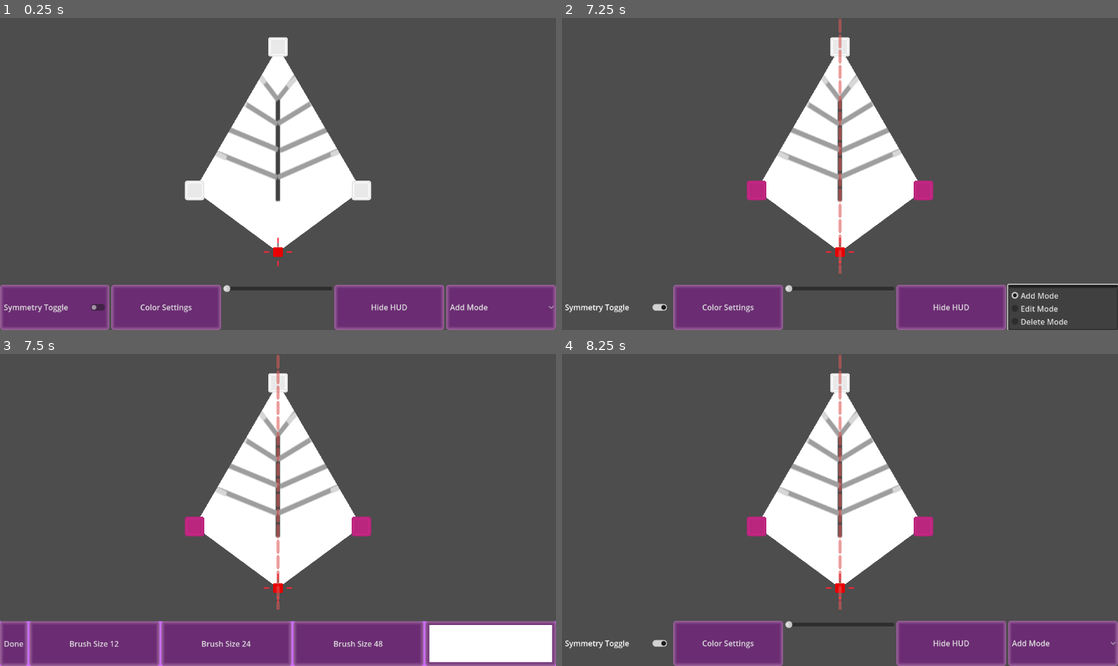
Above: before the commit, frames 1-4 (two rows, left to right).
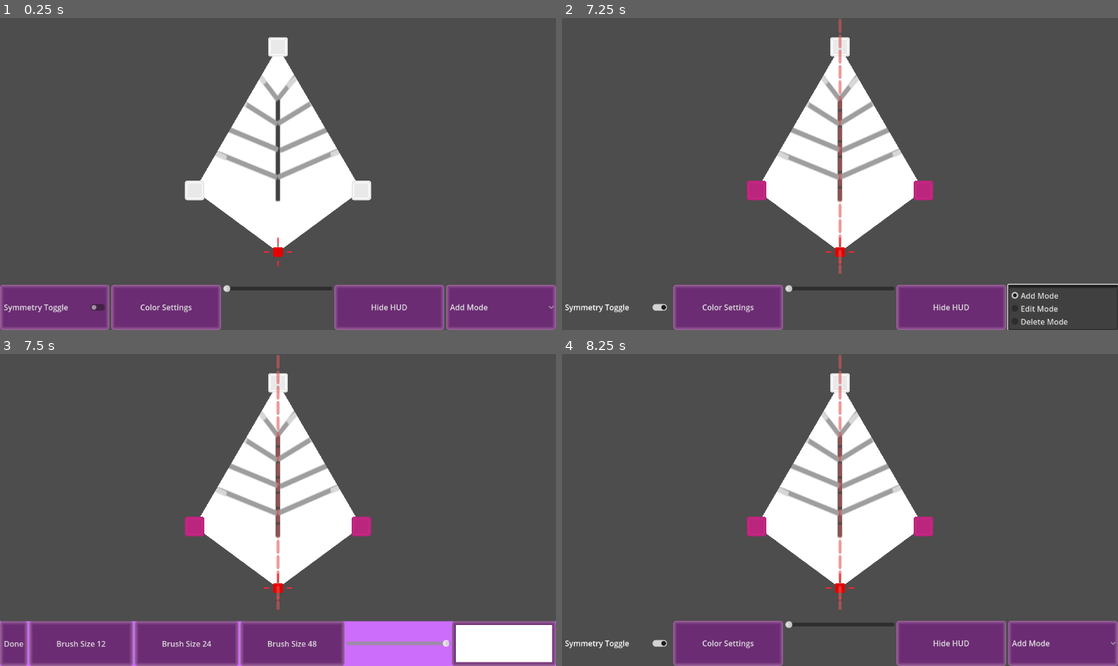
Above: after the commit, the same moments.

Repository: LettucePie/persephone
Game: Godot game, scene res://design/leafmaker.tscn
Same seed, same stepped clock (60 frames per second), same inputs: the game is played once before the commit and once after it.
Inputs:
- Up to frame 1 (0.25 s): no input
- Up to frame 2 (7.25 s): click "Symmetry Toggle" at 0.5 s; click "Hide HUD" at 1.25 s; click "Add Mode" at 2 s; click "Symmetry Toggle" at 2.75 s; click "Hide HUD" at 3.5 s; click "Add Mode" at 4.25 s; click "Symmetry Toggle" at 5 s; click "Hide HUD" at 5.75 s; click "Add Mode" at 6.5 s
- Up to frame 3 (7.5 s): click "Color Settings" at 7.25 s
- Up to frame 4 (8.25 s): click "Done" at 8 s

Frames 1-2 are identical in both runs. In frame 3, 3.9% of the frame differs, in the area x 10-82%, y 85-100%; in frame 4, nothing differs.

Commit message:
added brush stroke opacity by seperating coloring to a temp image called brush_img.
this should be helpful for undo function in future.

Diff:
--- a/design/coloring.gd
+++ b/design/coloring.gd
@@ -2,7 +2,8 @@
 
 class_name ColorTool
 
-signal send_texture(tex)
+signal display_brush_image(tex)
+signal apply_brush_image()
 
 @export var image_w : int = 1024
 @export var image_h : int = 1024
@@ -20,9 +21,12 @@
 var canvas_img : Image
 var canvas_min : Vector2 = Vector2.ZERO
 var canvas_max : Vector2 = size
+var brush_img : Image
+var merge_img : Image
 var brush_tips : Array[BrushTip]
 var current_brush_tip : BrushTip
 var current_color : Color = Color.WHITE
+var current_opac : float = 1.0
 var brush_scale : float = 1.0
 
 var brush_pressed : bool = false
@@ -44,6 +48,7 @@
 	print("LeafTex Format: ", canvas_img.get_format())
 	if canvas_img.get_format() != 5:
 		canvas_img.convert(5)
+	setup_brush_image()
 
 
 func make_brush_tips():
@@ -55,6 +60,13 @@
 		new_tip.pix = new_tip.img.get_width()
 		brush_tips.append(new_tip)
 	current_brush_tip = brush_tips[0]
+
+
+func setup_brush_image():
+	brush_img = Image.create(image_w, image_h, false, canvas_img.get_format())
+	brush_img.fill(Color(0.0, 0.0, 0.0, 0.0))
+	merge_img = Image.create(image_w, image_h, false, canvas_img.get_format())
+	merge_img.copy_from(canvas_img)
 
 
 func color_brush_tip(brush_tip : BrushTip, color : Color):
@@ -73,7 +85,24 @@
 
 
 func display_image():
-	emit_signal("send_texture", ImageTexture.create_from_image(canvas_img))
+	##emit_signal("send_texture", ImageTexture.create_from_image(canvas_img))
+	merge_img.copy_from(canvas_img)
+	## Apply Opac to entire brush_img
+	var brush_stroke = Image.new()
+	brush_stroke.copy_from(brush_img)
+	if current_opac < 0.99:
+		for x in image_w:
+			for y in image_h:
+				var pix_color = brush_img.get_pixel(x, y)
+				pix_color.a = lerp(0.0, current_opac, pix_color.a)
+				brush_stroke.set_pixel(x, y, pix_color)
+	merge_img.blend_rect(
+		brush_stroke,
+		Rect2i(
+			Vector2i.ZERO,
+			Vector2i(image_w, image_h)),
+		Vector2i.ZERO)
+	emit_signal("display_brush_image", ImageTexture.create_from_image(merge_img))
 
 
 func color_input(event):
@@ -82,7 +111,15 @@
 			brush_pressed = event.pressed
 			if event.pressed:
 				print("Canvas Pressed")
-				prev_point = center_to_brush(convert_to_image_space(get_local_mouse_position()))
+				setup_brush_image()
+				prev_point = center_to_brush(
+					convert_to_image_space(
+						get_local_mouse_position()
+					)
+				)
+			else:
+				print("Canvas Released")
+				emit_signal("apply_brush_image")
 	if event is InputEventMouseMotion and brush_pressed:
 		color_at(convert_to_image_space(get_local_mouse_position()))
 
@@ -113,9 +150,11 @@
 	if gapcount > 0 and gapcount < 200:
 		for gap_idx in gapcount:
 			var percent = float(gap_idx + 1) / float(gapcount + 1)
-			canvas_img.blend_rect(
+			brush_img.blend_rect(
 				current_brush_tip.img,
-				Rect2i(Vector2i.ZERO, Vector2i(current_brush_tip.pix, current_brush_tip.pix)),
+				Rect2i(Vector2i.ZERO, Vector2i(
+					current_brush_tip.pix,
+					current_brush_tip.pix)),
 				prev_point.lerp(center_offset, percent)
 			)
 	if gapcount >= 200:
@@ -123,7 +162,7 @@
 		brush_pressed = false
 	else:
 		prev_point = center_offset
-		canvas_img.blend_rect(
+		brush_img.blend_rect(
 			current_brush_tip.img,
 			Rect2i(Vector2i.ZERO, Vector2i(current_brush_tip.pix, current_brush_tip.pix)),
 			center_offset)
@@ -152,3 +191,8 @@
 	print("Setting Canvas Min and Max: ", min, " | ", max)
 	canvas_min = min
 	canvas_max = max
+
+
+func _on_brush_opac_value_changed(value):
+	current_opac = float(value) / float(100)
+	print("Changing Current Opacity to ", current_opac)
--- a/design/leafmaker.tscn
+++ b/design/leafmaker.tscn
@@ -179,6 +179,13 @@
 size_flags_horizontal = 3
 text = "Brush Size 48"
 
+[node name="brush_opac" type="HSlider" parent="ui/coloring/ColorRect/HBoxContainer"]
+custom_minimum_size = Vector2(100, 0)
+layout_mode = 2
+size_flags_horizontal = 3
+size_flags_vertical = 4
+value = 100.0
+
 [node name="ColorPickerButton" type="ColorPickerButton" parent="ui/coloring/ColorRect/HBoxContainer"]
 layout_mode = 2
 size_flags_horizontal = 3
@@ -187,6 +194,7 @@
 
 [connection signal="color_bounds" from="canvas" to="ui/coloring" method="_on_canvas_color_bounds"]
 [connection signal="ready" from="canvas" to="." method="_on_canvas_ready"]
+[connection signal="update_canvas_tex" from="canvas" to="ui/coloring" method="load_texture"]
 [connection signal="area_entered" from="canvas/Area2D" to="canvas/Area2D" method="_on_body_entered"]
 [connection signal="area_exited" from="canvas/Area2D" to="canvas/Area2D" method="_on_body_exited"]
 [connection signal="body_entered" from="canvas/Area2D" to="canvas/Area2D" method="_on_body_entered"]
@@ -199,10 +207,12 @@
 [connection signal="item_selected" from="ui/main_controls/Mode" to="canvas" method="_on_Mode_item_selected"]
 [connection signal="item_selected" from="ui/main_controls/Mode" to="ui" method="_on_mode_item_selected"]
 [connection signal="gui_input" from="ui/table" to="canvas" method="_on_table_gui_input"]
-[connection signal="send_texture" from="ui/coloring" to="canvas" method="_on_coloring_send_texture"]
+[connection signal="apply_brush_image" from="ui/coloring" to="canvas" method="_on_coloring_apply_brush_image"]
+[connection signal="display_brush_image" from="ui/coloring" to="canvas" method="_on_coloring_display_brush_image"]
 [connection signal="pressed" from="ui/coloring/ColorRect/HBoxContainer/done_color" to="ui" method="_on_done_color_pressed"]
 [connection signal="pressed" from="ui/coloring/ColorRect/HBoxContainer/brush_size" to="ui/coloring" method="_on_brush_size_pressed" flags=18 binds= [12]]
 [connection signal="pressed" from="ui/coloring/ColorRect/HBoxContainer/brush_size2" to="ui/coloring" method="_on_brush_size_pressed" flags=18 binds= [24]]
 [connection signal="pressed" from="ui/coloring/ColorRect/HBoxContainer/brush_size3" to="ui/coloring" method="_on_brush_size_pressed" flags=18 binds= [48]]
+[connection signal="value_changed" from="ui/coloring/ColorRect/HBoxContainer/brush_opac" to="ui/coloring" method="_on_brush_opac_value_changed"]
 [connection signal="color_changed" from="ui/coloring/ColorRect/HBoxContainer/ColorPickerButton" to="ui/coloring" method="_on_color_picker_button_color_changed" flags=18]
 [connection signal="popup_closed" from="ui/coloring/ColorRect/HBoxContainer/ColorPickerButton" to="ui/coloring" method="_on_color_picker_button_popup_closed" flags=18]
--- a/design/leafmaker_canvas.gd
+++ b/design/leafmaker_canvas.gd
@@ -1,6 +1,7 @@
 extends Node2D
 
 signal color_bounds(min, max)
+signal update_canvas_tex(tex)
 
 @export var leaf_point_object : PackedScene
 @export var node_scale: Vector2 = Vector2(0.1, 0.1)
@@ -708,8 +709,10 @@
 	maximize_curve_scale(leaf_origin.position)
 
 
-func _on_coloring_send_texture(tex):
-	leaf_texture = tex
-	## Full update or direct update?
-#	update_leaf_visual(round_points_enabled)
+func _on_coloring_display_brush_image(tex):
 	leaf_poly.texture = tex
+
+
+func _on_coloring_apply_brush_image():
+	leaf_texture = leaf_poly.texture
+	emit_signal("update_canvas_tex", leaf_texture)
